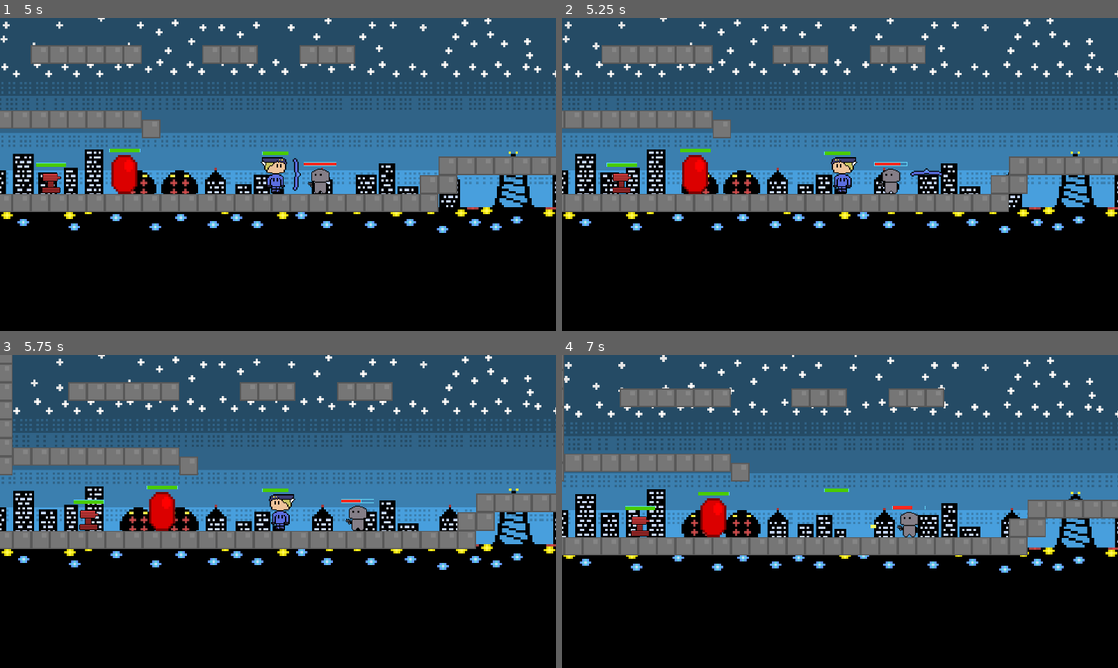
Above: before the commit, frames 1-4 (two rows, left to right).
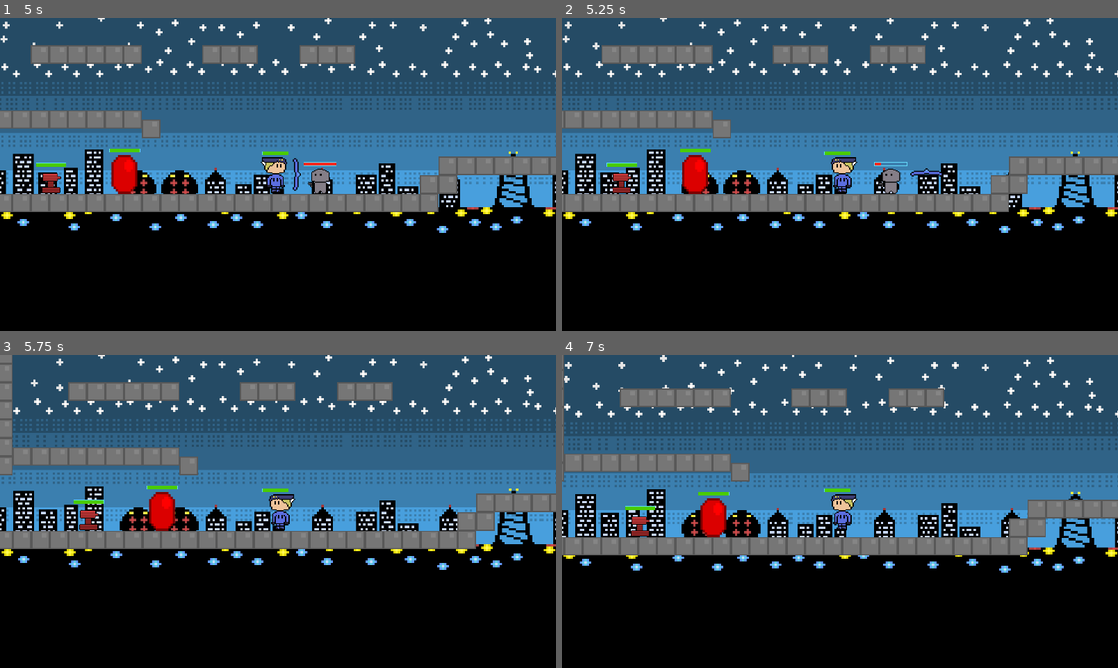
Above: after the commit, the same moments.

Repository: CoolBoy0064/EtherDefense
Game: Godot game, scene res://Title Screen.tscn
The game is run twice, just before and just after one commit, with the same random seed, the same clock (stepped at 60 frames per second) and the same inputs.
Inputs:
- Up to frame 1 (5 s): click "New Game" at 0.5 s; hold V (Secondary) 1.28-2.03 s; hold D (move_right) 1.28-2.78 s; tap Space (jump) at 1.52, 2.27, 3.77, 4.52 s; tap E (Switch) at 2.1 s; hold A (move_left) 2.78-3.53 s; hold F (attack) 2.78-3.53 s; hold D (move_right) from 3.53 s (still down); tap W (dash) at 3.6 s; hold V (Secondary) from 4.28 s (still down)
- Up to frame 2 (5.25 s): release D (move_right) at 5.03 s; release V (Secondary) at 5.03 s; hold A (move_left) from 5.03 s (still down); tap E (Switch) at 5.1 s
- Up to frame 3 (5.75 s): keep holding A (move_left); tap Space (jump) at 5.27 s
- Up to frame 4 (7 s): release A (move_left) at 5.78 s; hold D (move_right) 5.78-6.53 s; hold F (attack) 5.78-6.53 s; hold A (move_left) from 6.53 s (still down); tap W (dash) at 6.6 s; tap Space (jump) at 6.77 s

Frame 1 is identical in both runs. In frame 2, less than 0.1% of the frame differs, in the area x 57-61%, y 46-48%; in frame 3, 0.3%; in frame 4, 0.7%, in the area x 48-66%, y 42-59%.

Commit message:
Updated Shooter Enemy
Shooter enemy will no longer try to shoot enemies behind him, and any enemy using the shooter enemy .gd file can now turn around.

Diff:
--- a/EtherDefense/ShooterEnemy.gd
+++ b/EtherDefense/ShooterEnemy.gd
@@ -9,6 +9,7 @@
 var direction = -1
 var wall = 0
 var stop = false;
+@export var starting_direction = 1
 @onready var sprite : Sprite2D = get_node("Sprite2D")
 @onready var HPBar = $HealthBar
 @export var Bullet: PackedScene
@@ -18,7 +19,9 @@
 @onready var gun2 = $Gun2
 @onready var detector = $Area2D/CollisionShape2D
 
-
+func _ready() -> void:
+	if starting_direction != 1:
+		change_direction()
 # Called every frame. 'delta' is the elapsed time since the previous frame.
 func _physics_process(delta: float) -> void:
 	if shooting:
@@ -100,3 +103,8 @@
 		stop = false
 		if enemies < 0:
 			enemies = 0 #fail safe, enemies should never be negative
+
+func change_direction():
+	direction = direction * -1
+	lookLeft = !lookLeft
+	$Area2D/CollisionShape2D.position.x = $Area2D/CollisionShape2D.position.x * -1
--- a/EtherDefense/ShooterEnemy.tscn
+++ b/EtherDefense/ShooterEnemy.tscn
@@ -8,7 +8,7 @@
 size = Vector2(24, 28.6667)
 
 [sub_resource type="RectangleShape2D" id="2"]
-size = Vector2(256, 22.6667)
+size = Vector2(128, 22.6667)
 
 [sub_resource type="CanvasItemMaterial" id="CanvasItemMaterial_l8sun"]
 
@@ -60,7 +60,7 @@
 collision_mask = 2
 
 [node name="CollisionShape2D" type="CollisionShape2D" parent="Area2D"]
-position = Vector2(0, 0.666667)
+position = Vector2(-64, 0.666667)
 shape = SubResource("2")
 
 [node name="HealthBar" type="ProgressBar" parent="."]
